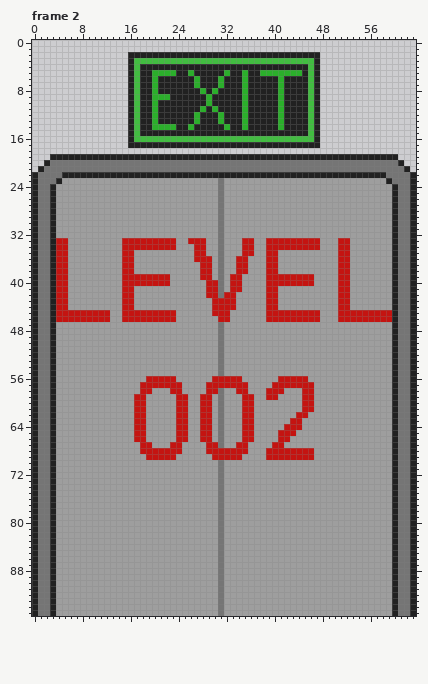
Two versions of one pixel-art file, Sprites/Tile_Sets/Campaign_Parts/TS-Campaign_Map_Parts_Tiles.aseprite. Above is the file before it was changed.
64x96 pixels, 3 frames. Shown: frame 2. The commit also changed other frames, which this record leaves out.
Once edited:
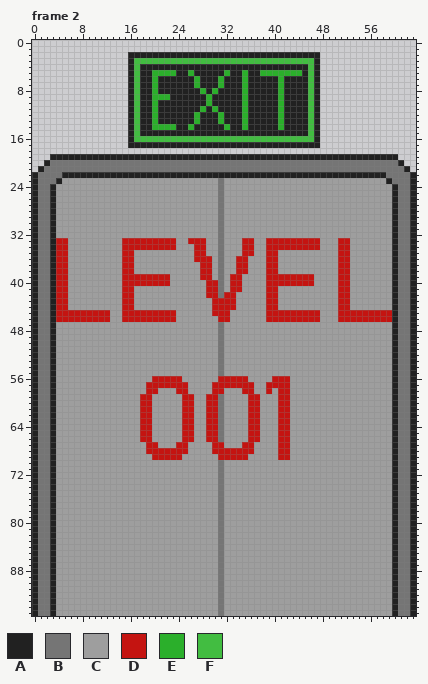
Palette (. is transparent): A #212121  B #757575  C #9e9e9e  D #c41411  E #2baf2b  F #42bd41
The exact change:
Changed rows in their new state; - is an unchanged pixel.
Frame 2, layer "Layer 2":
first column x 17:
56 --C----D-----C----D----D--CCC-
57 -C------D---C------D--D---CCCC
58 -C-D--C-D---C-D--C-D---C-D--CC
59 C-D----C-D-C-D----C-D-CCDD--CC
60 C-D----C-D-C-D----C-D---DD--CC
61 C-D----C-D-C-D----C-D---DD--CC
62 C-D----C-D-C-D----C-D---DD-CC-
63 C-D----C-D-C-D----C-D---DDCC--
64 C-D----C-D-C-D----C-D---D-CC--
65 C-D----C-D-C-D----C-D-----C---
66 C-D----C-D-C-D----C-D---------
67 -C-D--C-D---C-D--C-D---C-D----
68 -C------D---C------D--CC--CCCC
69 --C----D-----C----D---CC--CCCC
Changed places in both pictures, as pixel boxes (x1, y1, x2, y2):
changed: (134, 376, 314, 460)
